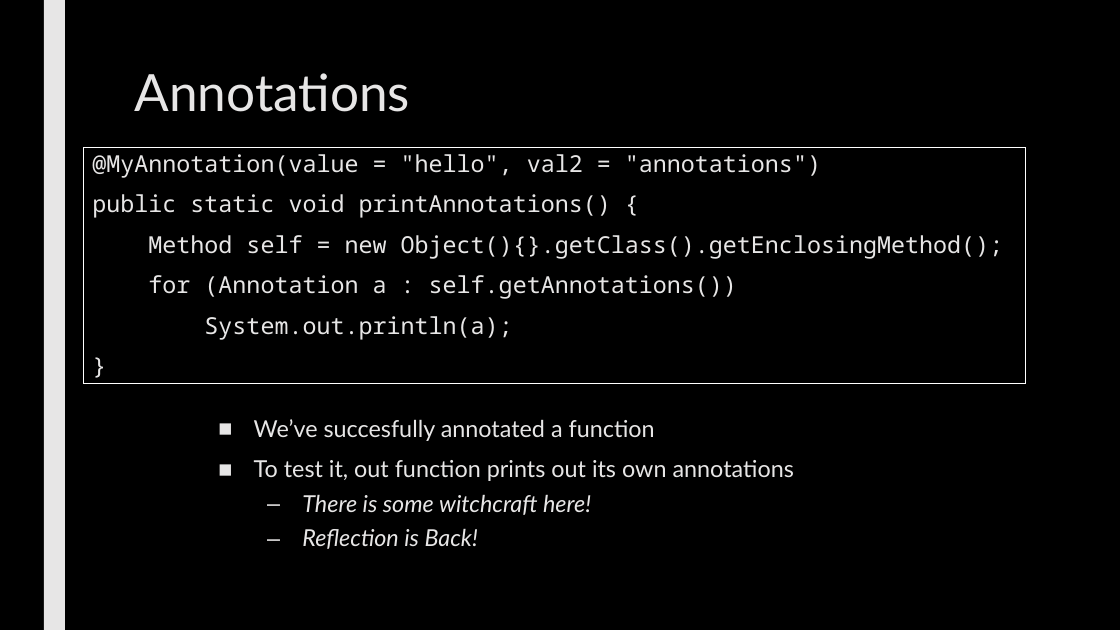
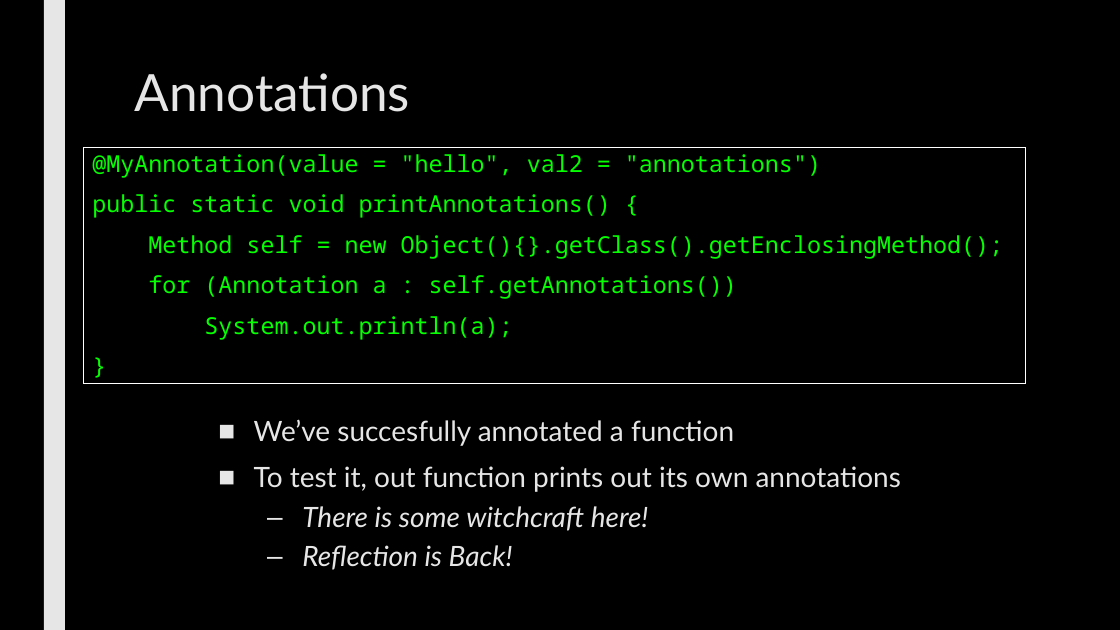
Before and after one commit to max7patek/metaprogramming, a slide deck: slide 10 of slides/07-JavaReflection.pptx. Drawn at 1120x630 pixels with LibreOffice and Linux fonts; fonts in the diff are those of the drawing. Boxes give left, top, right and bottom in pixels: in the first picture for what was removed or moved away, otherwise in the second. Text is boxed around its words. In the diff, an @@ line names an element or a change of style, - is before the commit and + after.

```diff
--- a/slides/07-JavaReflection.pptx
+++ b/slides/07-JavaReflection.pptx
@@ rectangle "@MyAnnotation(value = "hello", val2 = ..." at (x1=84, y1=147, x2=1026, y2=384): text colour #E7E6E6 to #05FF00 @@
@@ text "We’ve succesfully annotated a function" at (x1=254, y1=419, x2=901, y2=570): size 20 to 24 pt @@
```
Also in this commit, not shown: 11 other slides changed.
